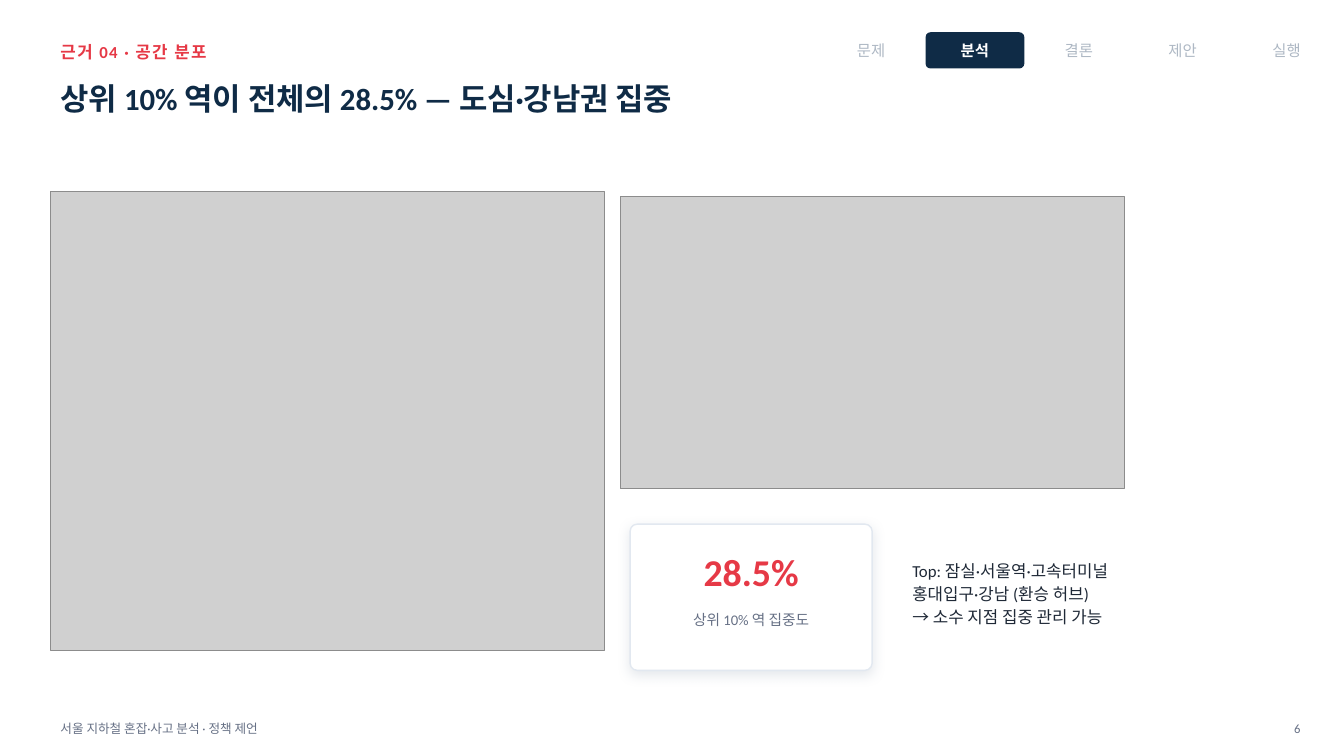
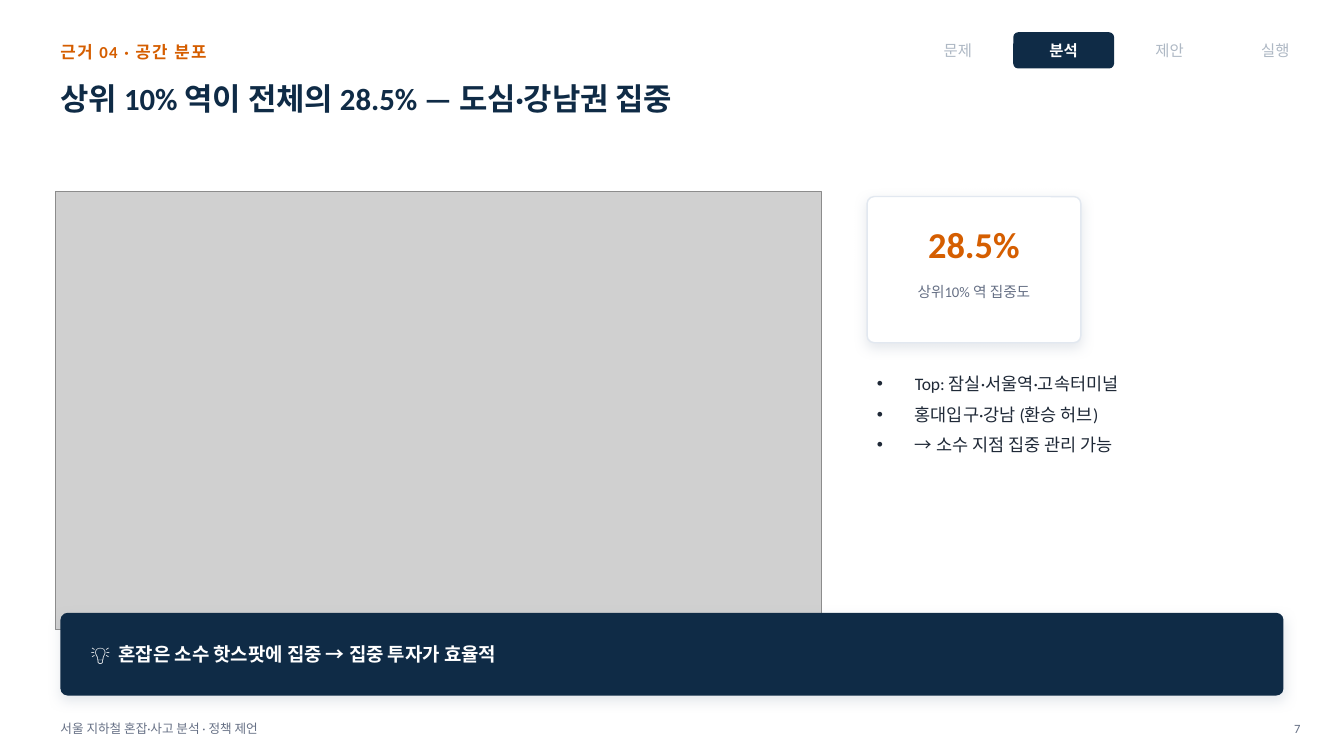
Before and after one commit to yuneunmi814-cmyk/data-analysis-mini-project, a slide deck: slide 8 of 발표장표_지하철혼잡.pptx (slide 7 before the commit). Drawn at 1344x756 pixels with LibreOffice and Linux fonts; fonts in the diff are those of the drawing; grey boxes stand for pictures. Boxes give left, top, right and bottom in pixels: in the first picture for what was removed or moved away, otherwise in the second. Text is boxed around its words. In the diff, an @@ line names an element or a change of style, - is before the commit and + after.

```diff
--- a/발표장표_지하철혼잡.pptx
+++ b/발표장표_지하철혼잡.pptx
@@ text "근거 04 · 공간 분포" at bbox=[60, 44, 206, 60]: text colour #E63946 to #D55E00 @@
@@ 2 texts, 1 rounded rectangle: place and size @@
-2 texts, 1 rounded rectangle at bbox=[857, 32, 1024, 69]
+2 texts, 1 rounded rectangle at bbox=[944, 32, 1114, 69]
@@ text removed at bbox=[1065, 43, 1093, 57] @@
-결론
@@ text "제안": place and size @@
-text "제안" at bbox=[1168, 43, 1196, 57]
+text "제안" at bbox=[1155, 43, 1183, 57]
@@ text "실행": place and size @@
-text "실행" at bbox=[1272, 43, 1300, 57]
+text "실행" at bbox=[1261, 43, 1289, 57]
@@ picture: place and size @@
-picture at bbox=[50, 192, 605, 650]
+picture at bbox=[55, 192, 822, 630]
@@ picture removed at bbox=[620, 197, 1124, 489] @@
@@ rounded rectangle: place and size @@
-rounded rectangle at bbox=[630, 524, 872, 670]
+rounded rectangle at bbox=[867, 197, 1081, 343]
@@ text "28.5%": place and size @@
-text "28.5%" at bbox=[704, 560, 799, 587]
+text "28.5%" at bbox=[928, 233, 1020, 259]
@@ text "28.5%" at bbox=[928, 233, 1020, 259]: size 27 to 26 pt, text colour #E63946 to #D55E00 @@
@@ text at bbox=[918, 285, 1030, 298]: spaces changed @@
-상위 10% 역 집중도
+상위10% 역 집중도
@@ text "Top: 잠실·서울역·고속터미널": place and size @@
-text "Top: 잠실·서울역·고속터미널" at bbox=[912, 563, 1108, 625]
+text "Top: 잠실·서울역·고속터미널" at bbox=[915, 375, 1119, 453]
@@ text "Top: 잠실·서울역·고속터미널" at bbox=[915, 375, 1119, 453]: size 12 to 12.5 pt; bullet none to •; line spacing 1.15 to 1; more space between paragraphs; vertical alignment middle to top @@
@@ rounded rectangle added at bbox=[60, 613, 1284, 696], fill #0F2B46 @@
@@ text added at bbox=[119, 645, 496, 663], 13.5 pt, text #FFFFFF, bold @@
+💡 혼잡은 소수 핫스팟에 집중 → 집중 투자가 효율적
@@ text at bbox=[1294, 725, 1300, 733]: text changed @@
-6
+7
```
Also in this commit, not shown: 13 other slides changed, 2 slides added, 1 slide removed, 20 other files.
